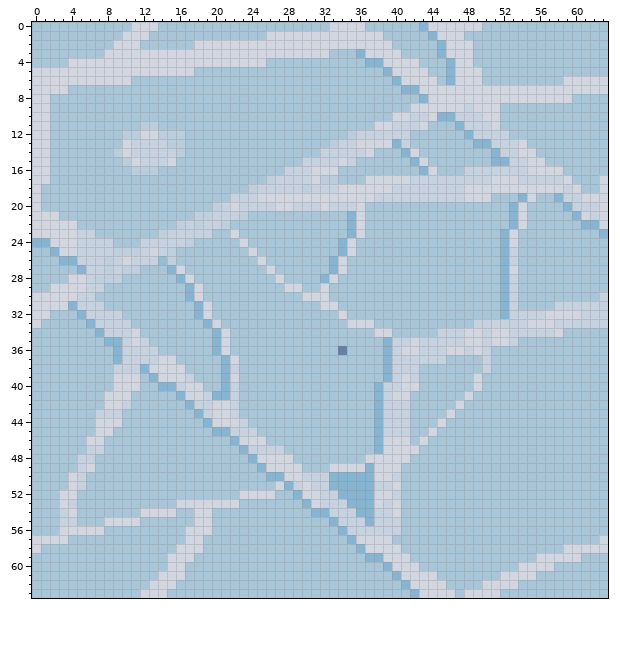
File history of a pixel-art file, sprites/floor_tile.aseprite. This is how it looked before the edit.
64x64 pixels, 1 frame. Colours within 5 levels of each other are drawn and written as one.
And afterwards:
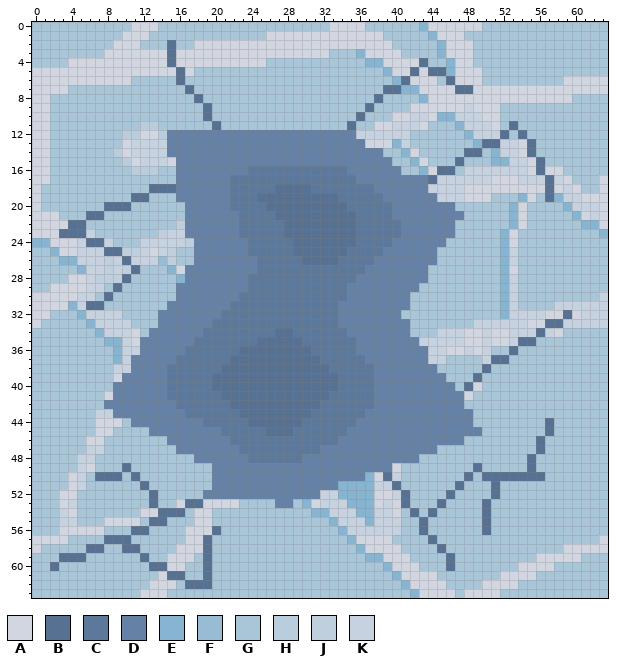
Palette (. is transparent): A #d2d6e1  B #577192  C #5c789b  D #6581a6  E #87b4d1  F #97bcd4  G #a9c6d9  H #b9cddd  J #bfcfde  K #c7d2e0
From old to new:
layer "Layer 4" added
layer "Layer 5" added
layer "Layer 6" added
Changed rows in their new state; - is an unchanged pixel.
Layers "Layer 6", "Layer 5", "Layer 4":
first column x 2:
 2 -------------B--------------------------------------------
 3 -------------B--------------------------------------------
 4 -------------B---------------------------B----------------
 5 --------------B-------------------------B-BB--------------
 6 --------------B------------------------B----B-------------
 7 ---------------B---------------------BB------BB-----------
 8 ----------------B-------------------B---------------------
 9 -----------------B-----------------B----------------------
10 -----------------B----------------B-----------------------
11 ------------------B--------------B-----------------B------
12 -------------DDDDDDDDDDDDDDDDDDDDD----------------B-B-----
13 -------------DDDDDDDDDDDDDDDDDDDDDD-------------BB---B----
14 -------------DDDDDDDDDDDDDDDDDDDDDDDD---------BB-----B----
15 --------------DDDDDDDDDDDDDDDDDDDDDDDD-------B--------B---
16 --------------DDDDDDDDCCCCCCCCCCCDDDDDD----BB---------B---
17 --------------DDDDDDCCCCCCCCCCCCCCDDDDDDDDB------------B--
18 -----------BBBDDDDDDCCCCCBBBBCCCCCCCDDDDDD-------------B--
19 ---------BB---DDDDDDCCCBBBBBBBBBCCCCCDDDDDD------------B--
20 ------BBB------DDDDDCCCCBBBBBBBBBCCCCCDDDDDDD-------------
21 ----BB---------DDDDDDCCCCBBBBBBBBBCCCCDDDDDDDD------------
22 --BB-----------DDDDDDCCCCCBBBBBBBBCCCCCDDDDDD-------------
23 -BBB-----------DDDDDDCCCCCBBBBBBBBCCCCCDDDDDD-------------
24 ----BB----------DDDDDDCCCCCBBBBBBBCCCCDDDDDD--------------
25 ------BB--------DDDDDDCCCCCBBBBBBCCCCDDDDDD---------------
26 --------B-------DDDDDDDCCCCCBBBBCCCCDDDDDDD---------------
27 ---------B-----DDDDDDDDCCCCCCCCCCCCDDDDDDD----------------
28 --------B------DDDDDDDCCCCCCCCCCCCDDDDDDDD----------------
29 -------B------DDDDDDDDCCCCCCCCCCCDDDDDDDD-----------------
30 ------B-------DDDDDDDCCCCCCCCCCCCDDDDDDD------------------
31 ----BB-------DDDDDDDCCCCCCCCCCCCDDDDDDDD------------------
32 ------------DDDDDDDCCCCCCCCCCCCCDDDDDDD------------------B
33 ------------DDDDDDCCCCCCCCCCCCCCDDDDDDDD---------------BB-
34 -----------DDDDDDCCCCCCCCBBCCCCCCDDDDDDD--------------B---
35 ----------DDDDDDCCCCCCCBBBBBCCCCCCDDDDDDD-----------BB----
36 ----------DDDDDCCCCCCBBBBBBBBCCCCCDDDDDDDD---------B------
37 ---------DDDDDCCCCCCBBBBBBBBBBCCCCCDDDDDDD-------BB-------
38 ---------DDDDCCCCCCBBBBBBBBBBBBCCCCCDDDDDDD-----B---------
39 --------DDDDDCCCCCBBBBBBBBBBBBBBCCCCDDDDDDDD---B----------
40 -------DDDDDDCCCCCBBBBBBBBBBBBBBCCCCDDDDDDDDD-B-----------
41 -------DDDDDDCCCCCCBBBBBBBBBBBBCCCCCDDDDDDDDDD------------
42 ------DDDDDDDDCCCCCCBBBBBBBBBBCCCCCCDDDDDDDDDD------------
43 -------DDDDDDDDCCCCCCBBBBBBBBCCCCCCDDDDDDDDDDDD-----------
44 ---------DDDDDDDDCCCCCBBBBBBCCCCCCDDDDDDDDDDDDD--------B--
45 -----------DDDDDDDDCCCCCBBBCCCCCCDDDDDDDDDDDDDDD-------B--
46 -------------DDDDDDDCCCCCCCCCCCCDDDDDDDDDDDDDD--------B---
47 --------------DDDDDDDCCCCCCCCCDDDDDDDDDDDDD-----------B---
48 ----------------DDDDDDCCCCCCDDDDDDDDDDDDD------------B----
49 --------B---------DDDDDDDDDDDDDDDDDDDD---------B-----B----
50 -----BBB-B--------DDDDDDDDDDDDDDDDD--B--------B-BBBBBBB---
51 ----------B-------DDDDDDDDDDDDDD------B------B---B--------
52 -----------B-----DDDDDDDDDDDDD---------B----B----B--------
53 -----------B---BB--------DD------------B---B----B---------
54 ------------BBB-------------------------B-B-----B---------
55 -----------BB----------------------------B------B---------
56 ---------BB-------B----------------------B------B---------
57 ------BBB--------B------------------------B---------------
58 ----BB--BB-------B-------------------------B--------------
59 -BBB------B------B--------------------------B-------------
60 B----------BB----B--------------------------B-------------
61 -------------BB--B----------------------------------------
62 ---------------BBB----------------------------------------
Where, in picture pixels (left, top, right, bottom), the same in both pictures:
changed: (50, 40, 572, 589)
